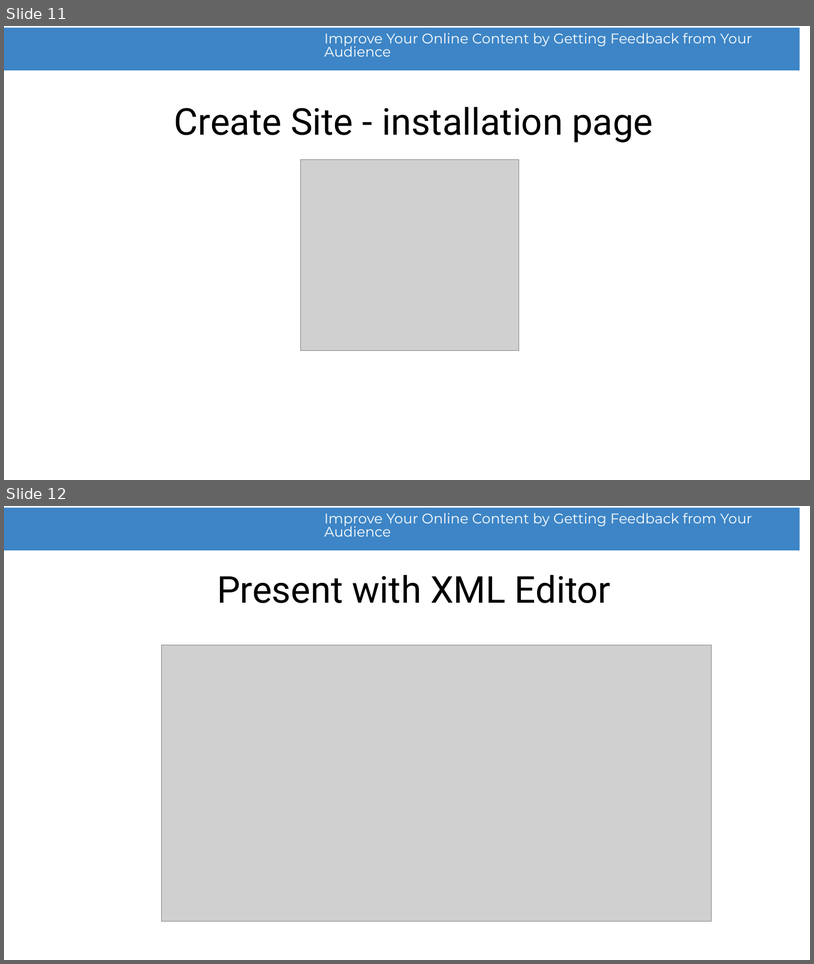
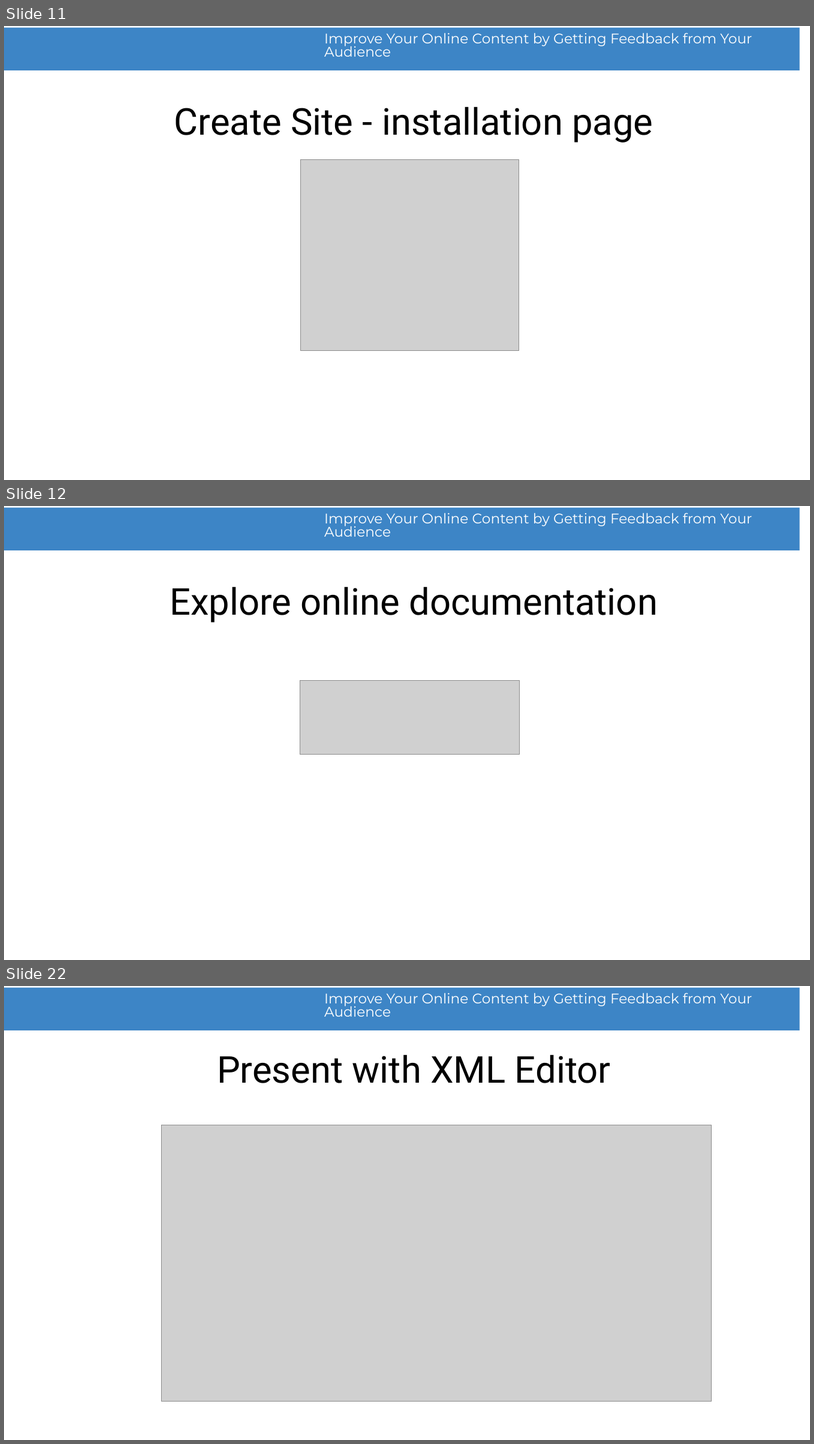
Before and after one commit to radu-pisoi/feedback-presentation, a slide deck: presentation/feedback-demo.odp. Shown one above the other, each under a label of ours: slides 11 and 12 before the commit, slides 11, 12 and 22 after it; the slides between them are not shown. The pictures are 814x964 and 814x1444 pixels, drawn with LibreOffice and Linux fonts; fonts in the diff are those of the drawing; grey boxes stand for pictures; background and template pictures are left out. Boxes give left, top, right and bottom in pixels: in the first picture for what was removed or moved away, otherwise in the second. Text is boxed around its words. In the diff, an @@ line names an element or a change of style, - is before the commit and + after.

```diff
--- a/presentation/feedback-demo.odp
+++ b/presentation/feedback-demo.odp
@@ slide 12 added at (4, 506, 810, 960), background #FFFFFF; not listed: 2 template elements that a slide beside it also shows @@
@@ title added at (170, 586, 658, 622), 44 pt, text #000000 @@
+Explore online documentation
@@ picture added at (300, 680, 519, 754) @@
@@ what was slide 12 is now slide 22 @@
```
Also in this commit, not shown: 9 other slides added.
